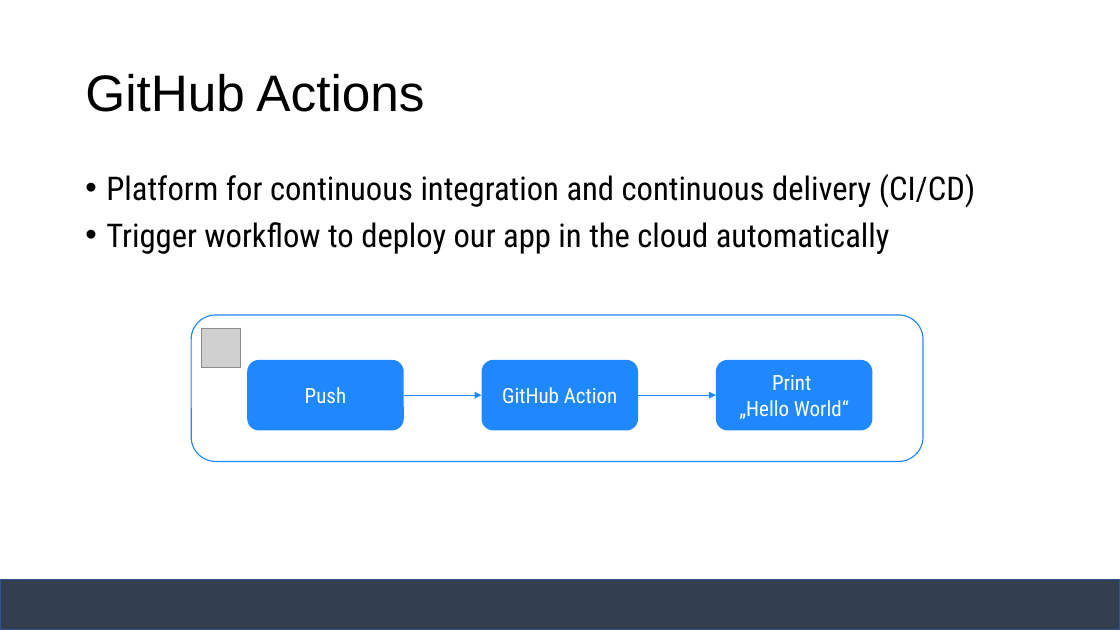
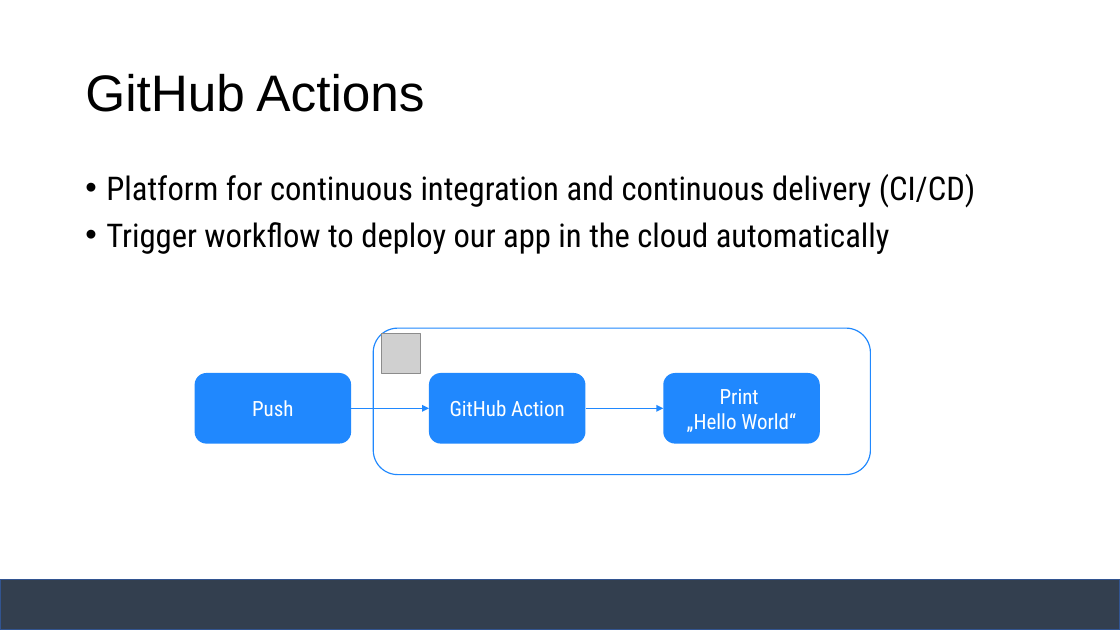
Before and after one commit to janakaras/docker-in-the-cloud, a slide deck: slide 7 of Project Presentation.pptx. Drawn at 1120x630 pixels with LibreOffice and Linux fonts; fonts in the diff are those of the drawing; grey boxes stand for pictures. Boxes give left, top, right and bottom in pixels: in the first picture for what was removed or moved away, otherwise in the second. Text is boxed around its words. In the diff, an @@ line names an element or a change of style, - is before the commit and + after.

Commit message:
Changed some more stuff

```diff
--- a/Project Presentation.pptx
+++ b/Project Presentation.pptx
@@ rounded rectangle: place and size @@
-rounded rectangle at (192, 315, 923, 461)
+rounded rectangle at (373, 329, 870, 475)
@@ picture: place and size @@
-picture at (202, 329, 241, 368)
+picture at (381, 334, 421, 373)
@@ 3 rounded rectangles: place and size @@
-3 rounded rectangles at (247, 360, 872, 430)
+3 rounded rectangles at (195, 373, 820, 444)
@@ arrow moved from (404, 395) - (481, 395) to (351, 408) - (429, 408) @@
@@ arrow moved from (639, 395) - (716, 395) to (586, 408) - (664, 408) @@
```
Also in this commit, not shown: 7 other slides changed, 9 slides added, 3 slides removed.
